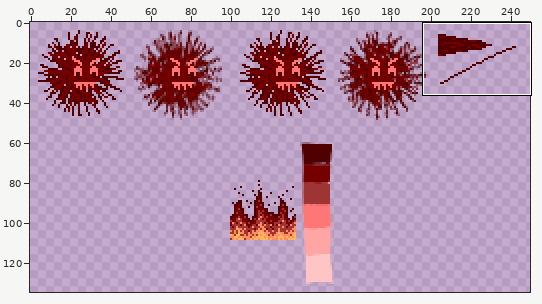
Edited in one commit: sprite sheet (Assets/Sprites/TopDown Sprites/Enemies/RedEnemies_and_Attacks.png). Above, an overview of the earlier version with the close-up marked.
Close-up. Before the commit:
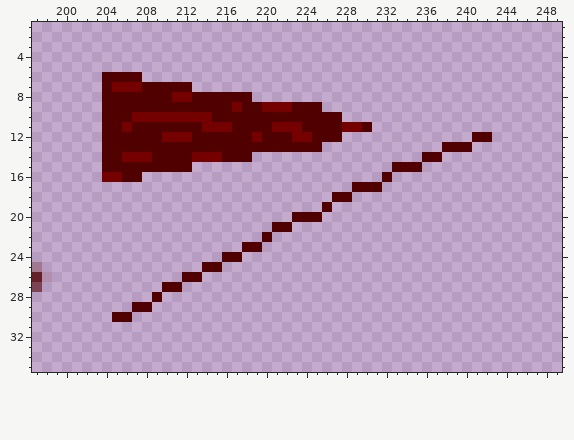
The file is 400x200 pixels. Pixels under 10% opacity are left out. Colours within 5 levels of each other are drawn and written as one. Shown: x 197..249, y 1..35. The wide view leaves out empty margins.
After:
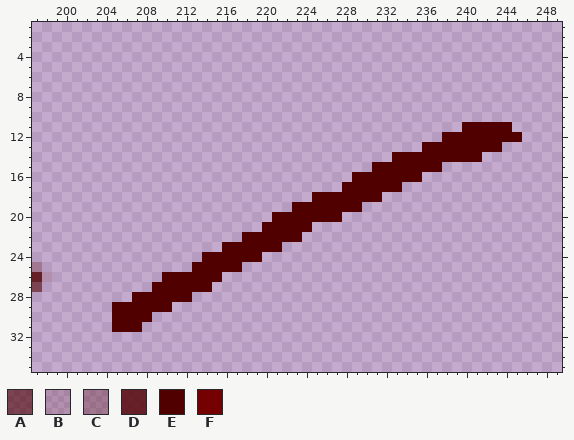
Palette (. is transparent): A #4c000099  B #51000027  C #5100004b  D #510000cd  E #510000  F #740000
Changes in this commit:
Colour E is added in row 11 at x 240 to 244; in row 12 at x 238 to 240 and 243 to 245; in row 13 at x 236 to 237 and 241 to 243; in row 14 at x 233 to 235 and 238 to 241; in row 15 at x 231 to 232 and 236 to 237; in row 16 at x 229 to 231 and 233 to 235.
Colour E is added in row 17 at x 228 and 232 to 233; in row 18 at x 225 to 226 and 229 to 231; in row 19 at x 223 to 225 and 227 to 229; in row 20 at x 221 to 222 and 226 to 227; in row 21 at x 220 and 223 to 224; in row 22 at x 218 to 219 and 221 to 223.
Colour E is added in row 23 at x 216 to 217 and 220 to 221; in row 24 at x 214 to 215 and 218 to 219; in row 25 at x 213 and 216 to 217; in row 26 at x 210 to 211 and 214 to 215; in row 27 at x 209 and 212 to 214; in row 28 at x 207 to 208 and 210 to 212.
Colour E is added in row 29 at x 205 to 206 and 209 to 210; in row 30 at x 207 to 208; in row 31 at x 205 to 207.
The edit erases colour E in row 6 at x 204 to 207; in row 7 at x 204 and 208 to 212; in row 8 at x 204 to 210 and 213 to 218; in row 9 at x 204 to 216, 218 to 219 and 223 to 225; in row 10 at x 204 to 206 and 215 to 227; in row 11 at x 204 to 205, 207 to 213, 217 to 220, 224 to 227 and 230.
The edit erases colour E in row 12 at x 204 to 209, 213 to 218, 220 to 222 and 225 to 227; in row 13 at x 204 to 225; in row 14 at x 204 to 205, 209 to 212 and 216 to 218; in row 15 at x 204 to 212; in row 16 at x 206 to 207.
The edit erases colour F in row 7 at x 205 to 207; in row 8 at x 211 to 212; in row 9 at x 217 and 220 to 222; in row 10 at x 207 to 214; in row 11 at x 206, 214 to 216, 221 to 223 and 228 to 229; in row 12 at x 210 to 212, 219 and 223 to 224.
The edit erases colour F in row 14 at x 206 to 208 and 213 to 215; in row 16 at x 204 to 205.
Pixel boxes of the changes (left, top, right, bottom) in both close-ups:
changed: (102, 72, 522, 332)
